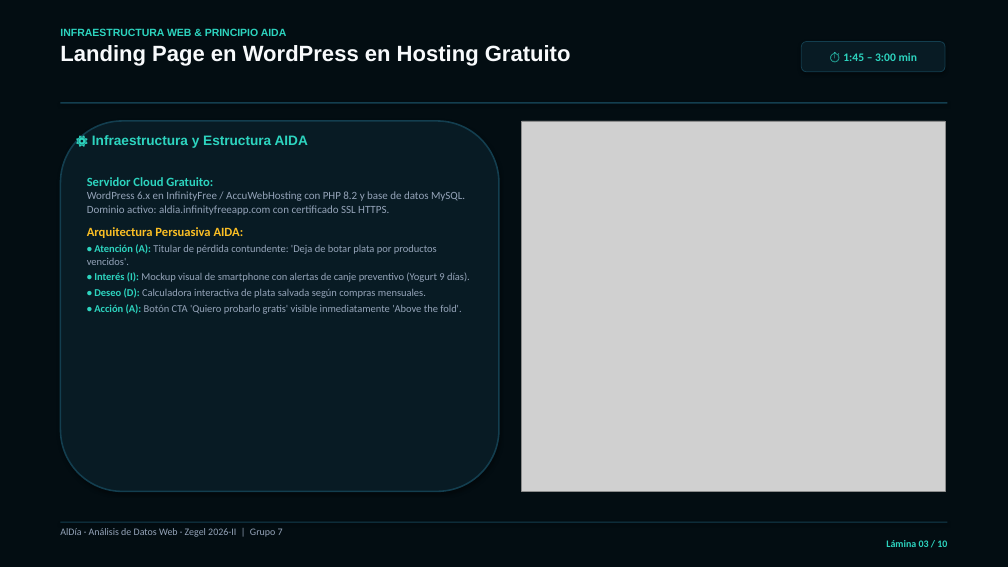
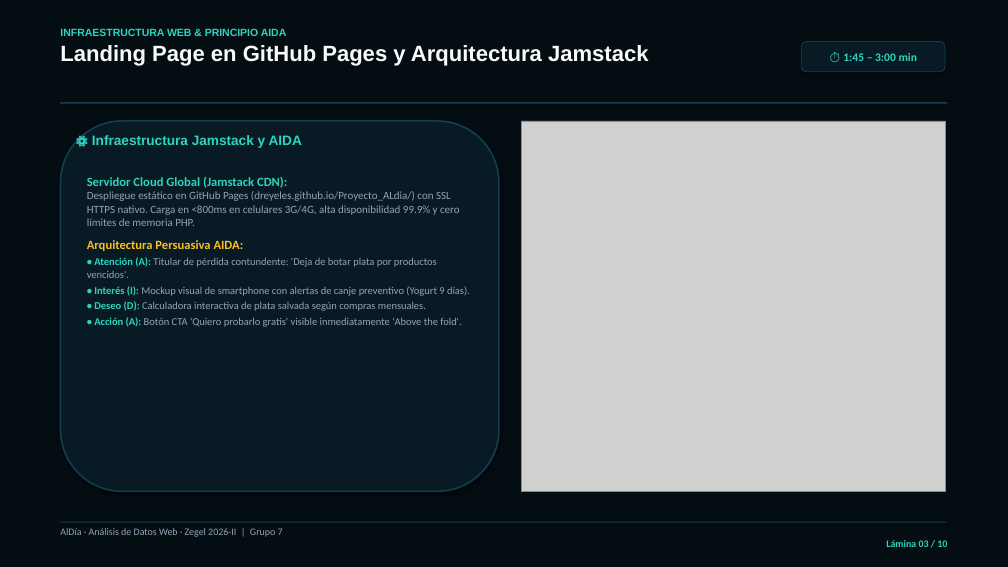
Before and after one commit to Dreyeles/Proyecto_ALdia, a slide deck: slide 3 of Presentacion_Avance1_Analisis_Datos_Web.pptx. Drawn at 1008x567 pixels with LibreOffice and Linux fonts; fonts in the diff are those of the drawing; grey boxes stand for pictures. Boxes give left, top, right and bottom in pixels: in the first picture for what was removed or moved away, otherwise in the second. Text is boxed around its words. In the diff, an @@ line names an element or a change of style, - is before the commit and + after.

Commit message:
fix: Alinear presentacion con arquitectura real de GitHub Pages y Google Analytics 4 Nativo

```diff
--- a/Presentacion_Avance1_Analisis_Datos_Web.pptx
+++ b/Presentacion_Avance1_Analisis_Datos_Web.pptx
@@ text at (60, 45, 649, 66): text changed @@
-Landing Page en WordPress en Hosting Gratuito
+Landing Page en GitHub Pages y Arquitectura Jamstack
@@ text at (92, 135, 302, 148): text changed @@
-⚙️ Infraestructura y Estructura AIDA
+⚙️ Infraestructura Jamstack y AIDA
@@ text at (87, 177, 460, 226): text changed @@
-Servidor Cloud Gratuito:
-WordPress 6.x en InfinityFree / AccuWebHosting con PHP 8.2 y base de datos MySQL. Dominio activo: aldia.infinityfreeapp.com con certificado SSL HTTPS.
+Servidor Cloud Global (Jamstack CDN):
+Despliegue estático en GitHub Pages (dreyeles.github.io/Proyecto_ALdia/) con SSL HTTPS nativo. Carga en <800ms en celulares 3G/4G, alta disponibilidad 99.9% y cero límites de memoria PHP.
```
Also in this commit, not shown: 6 other slides changed, 3 other files.
